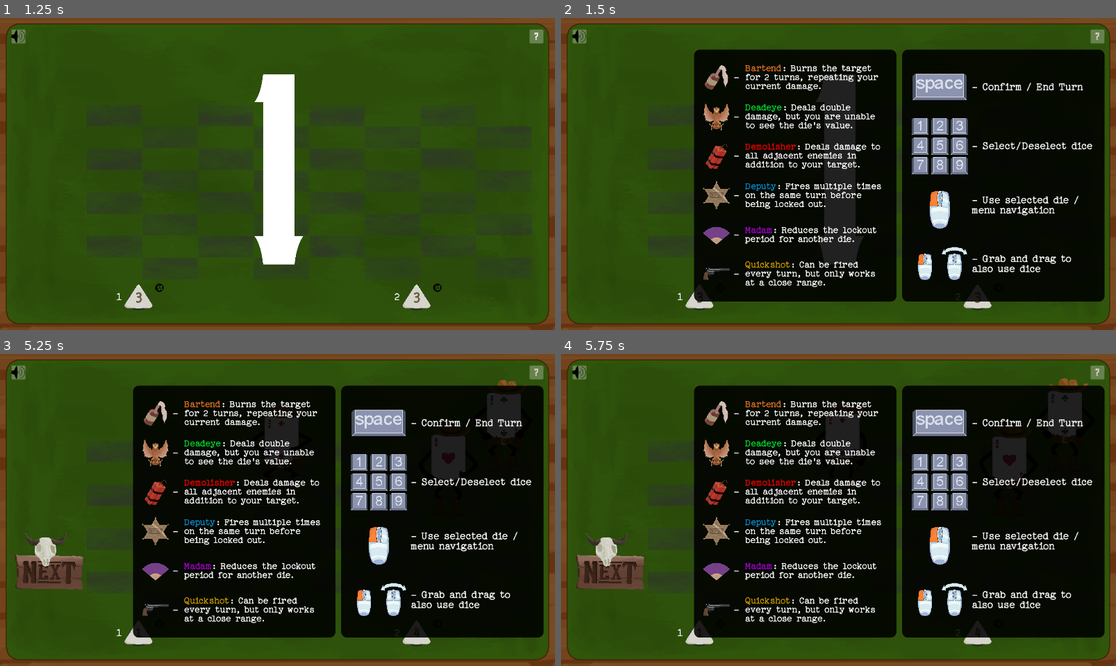
Above: before the commit, frames 1-4 (two rows, left to right).
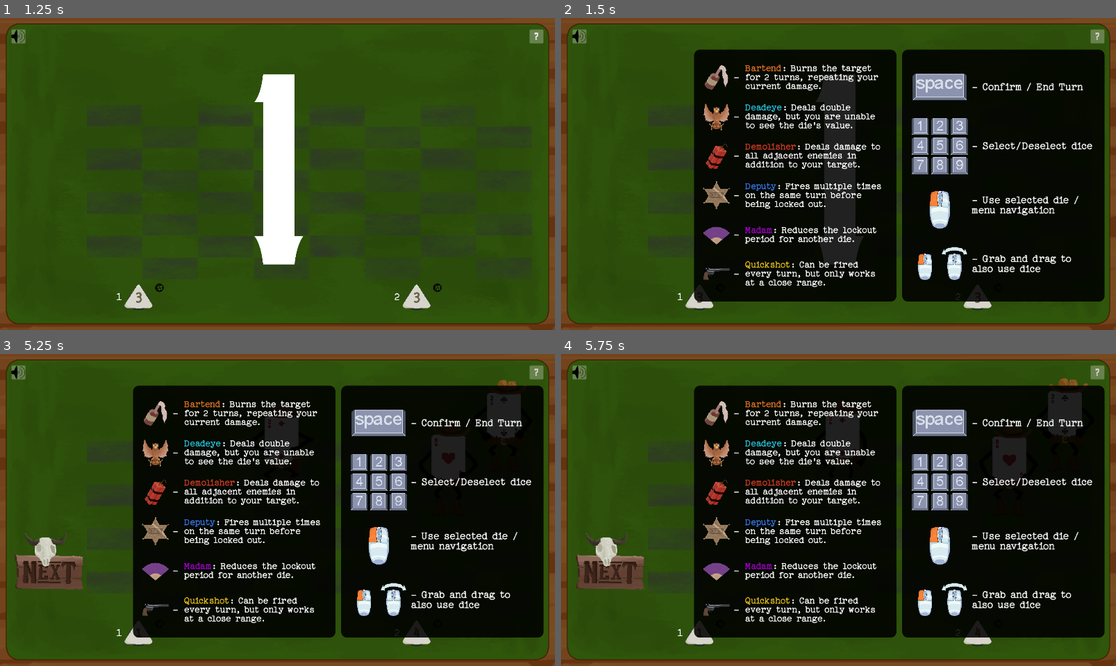
Above: after the commit, the same moments.

Repository: WasabiDragon/Hoard
Game: Godot game, scene res://Scenes/Main.tscn
Same seed, same stepped clock (60 frames per second), same inputs: the game is played once before the commit and once after it. Sound files missing from this copy of the repository are replaced by a short silence.
Inputs:
- Up to frame 1 (1.25 s): click "Start gamE" at 0.5 s
- Up to frame 2 (1.5 s): click "?" at 1.25 s
- Up to frame 3 (5.25 s): click "?" at 2 s; click "EnD TurN" at 2.75 s; click "EnD TurN" at 3.5 s; click "EnD TurN" at 4.25 s; click "?" at 5 s
- Up to frame 4 (5.75 s): no input

Frame 1 is identical in both runs. In frame 2, 0.3% of the frame differs, in the area x 33-43%, y 27-81%; in frame 3, 0.3%; in frame 4, 0.3%.

Commit message:
icons updated

Diff:
--- a/Scenes/Main.tscn
+++ b/Scenes/Main.tscn
@@ -413,7 +413,7 @@
 script = ExtResource("29_4eewf")
 role = 1
 upgrade_text = "Does LVL extra damage."
-role_color = Color(0.612737, 0.694252, 0.736998, 1)
+role_color = Color(0.776923, 0.830025, 0.858158, 1)
 dice_font_color = Color(0.172549, 0.14902, 0.00392157, 0.666667)
 dice_sprites = ExtResource("33_fg2al")
 sprite_size = 96
@@ -424,7 +424,8 @@
 damage_mult = 2.0
 role_text = "ROLE: Deals double damage, but you are unable to see the die's value."
 upgrade_text = "Increase damage multiplier to LVLx."
-role_color = Color(0, 0.853037, 0.186181, 1)
+role_color = Color(0.148616, 0.767256, 0.855001, 1)
+dice_font_color = Color(0, 0, 0, 0.666667)
 upgrade_modifier = 2
 role_image = SubResource("AtlasTexture_0rsrb")
 dice_sprites = ExtResource("35_2hbly")
@@ -437,7 +438,8 @@
 dice_cooldown = 3
 role_text = "ROLE: Deals damage to all adjacent enemies in addition to your target."
 upgrade_text = "Range is increased to LVL."
-role_color = Color(0.929268, 0, 0.00158639, 1)
+role_color = Color(0.815686, 0.227451, 0.14902, 1)
+dice_font_color = Color(0, 0, 0, 0.666667)
 role_image = SubResource("AtlasTexture_6s675")
 dice_sprites = ExtResource("37_rewp0")
 sprite_size = 96
@@ -448,7 +450,8 @@
 dice_cooldown = 3
 role_text = "ROLE: Fires multiple times on the same turn before being locked out."
 upgrade_text = "You can now hit LVL times before the die resets."
-role_color = Color(0.022693, 0.528649, 0.775898, 1)
+role_color = Color(0.21741, 0.448619, 0.895249, 1)
+dice_font_color = Color(1, 1, 1, 0.666667)
 upgrade_modifier = 1
 role_image = SubResource("AtlasTexture_ux7y6")
 dice_sprites = ExtResource("39_8yo0w")
@@ -472,7 +475,8 @@
 dice_cooldown = 1
 role_text = "ROLE: Can be fired every turn, but only works at a close range."
 upgrade_text = "Max distance is LVL from the front."
-role_color = Color(0.785619, 0.589358, 0, 1)
+role_color = Color(0.89987, 0.74655, 0.1307, 1)
+dice_font_color = Color(0, 0, 0, 0.666667)
 upgrade_modifier = 2
 role_image = SubResource("AtlasTexture_shorl")
 dice_sprites = ExtResource("43_f4r71")
--- a/Scripts/Enemies/enemy.gd
+++ b/Scripts/Enemies/enemy.gd
@@ -72,7 +72,7 @@
 	burn_anim.show()
 	burn_anim.get_child(0).text = str(turns_to_burn)
 
-func reduce_burn_anim(turns_to_burn):
+func reduce_burn_counter(turns_to_burn):
 	burn_anim.get_child(0).text = str(turns_to_burn)
 
 func disable_burn_anim():
--- a/Scripts/dice_slot.gd
+++ b/Scripts/dice_slot.gd
@@ -14,12 +14,14 @@
 	get:
 		return currentNode == null
 
-func select():
+func select(color: Color):
 	for child in get_tree().get_nodes_in_group("zones"):
 		if child.available:
 			child.deselect()
 	colorRect.get_parent().show()
-	colorRect.color = selected
+	var new_col = color
+	new_col.a = 0.4
+	colorRect.color = new_col
 
 func deselect():
 	colorRect.get_parent().hide()
--- a/Scripts/managers/die_select_manager.gd
+++ b/Scripts/managers/die_select_manager.gd
@@ -62,7 +62,7 @@
 	selected_die_num = dieNum
 	selected_die = to_select
 	selected_die.selected = true
-	tray.slots[dieNum-1].select()
+	tray.slots[dieNum-1].select(selected_die._role_mgr.get_role_color(selected_die.dice.role))
 	stats.dice_selected = true
 
 func _next_die():
Binary file changed: Assets/Dice/PriestSet.png
Binary file changed: Assets/Dice/RogueSet.png
Binary file changed: Assets/Dice/WarriorSet.png
Binary file changed: Assets/Dice/WizardSet.png
